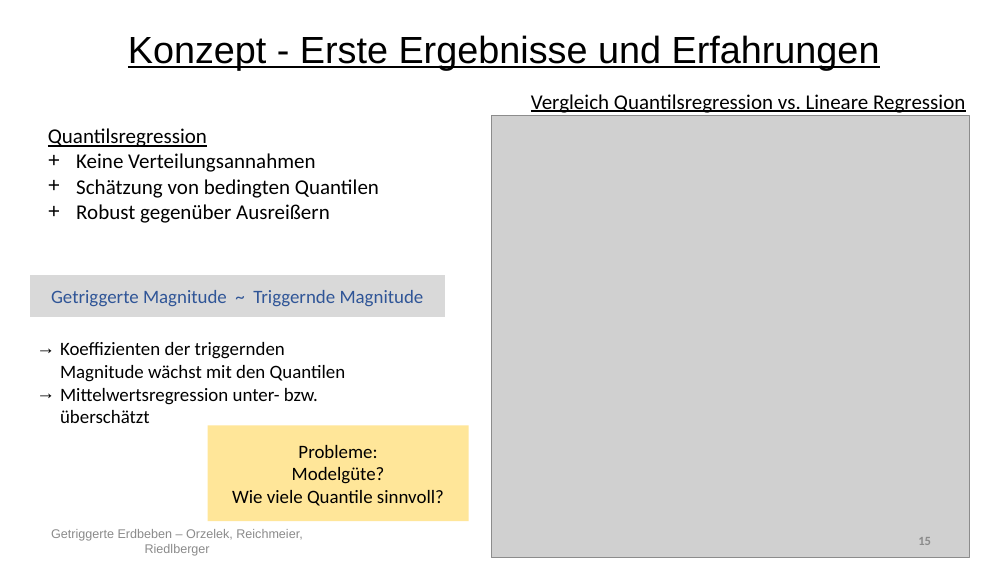
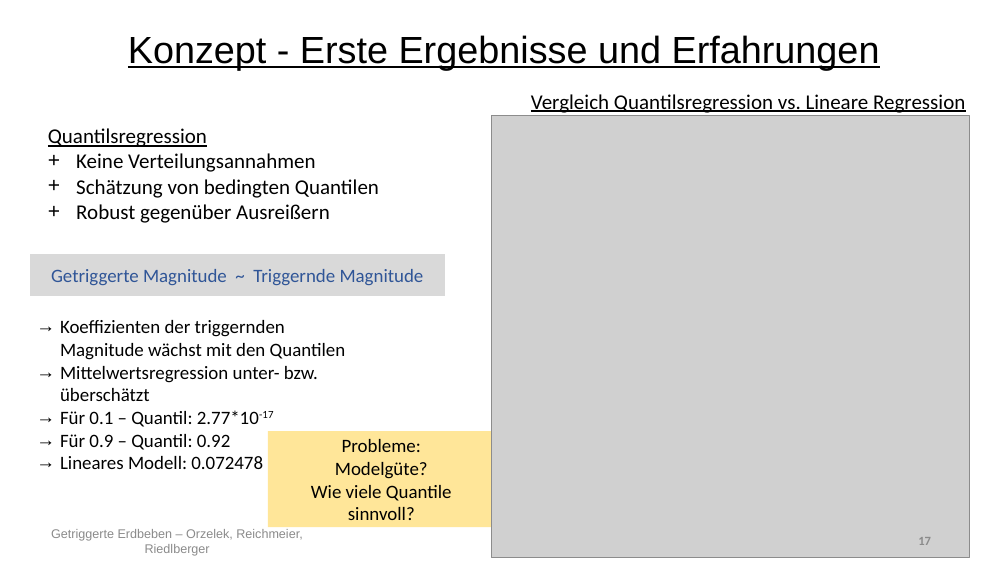
Before and after one commit to Kati77/Praktikum-Erdbeben, a slide deck: slide 17 of PP.pptx (slide 15 before the commit). Drawn at 1008x567 pixels with LibreOffice and Linux fonts; fonts in the diff are those of the drawing; grey boxes stand for pictures. Boxes give left, top, right and bottom in pixels: in the first picture for what was removed or moved away, otherwise in the second. Text is boxed around its words. In the diff, an @@ line names an element or a change of style, - is before the commit and + after.

```diff
--- a/PP.pptx
+++ b/PP.pptx
@@ rectangle "Getriggerte Magnitude ~ Triggernde Magnitude": place and size @@
-rectangle "Getriggerte Magnitude ~ Triggernde Magnitude" at [29,274,446,318]
+rectangle "Getriggerte Magnitude ~ Triggernde Magnitude" at [29,253,446,296]
@@ text "Koeffizienten der triggernden Magnitude wächst ...": place and size @@
-text "Koeffizienten der triggernden Magnitude wächst ..." at [60,342,346,423]
+text "Koeffizienten der triggernden Magnitude wächst ..." at [60,320,346,469]
@@ text at [60,410,273,469]: paragraphs added @@
+→ Für 0.1 – Quantil: 2.77*10-17
+→ Für 0.9 – Quantil: 0.92
+→ Lineares Modell: 0.072478
@@ rectangle "Probleme:": place and size @@
-rectangle "Probleme:" at [208,426,469,522]
+rectangle "Probleme:" at [268,431,495,527]
@@ page number at [918,537,931,545]: text changed @@
-15
+17
```
Also in this commit, not shown: 11 other slides changed, 2 slides added.
